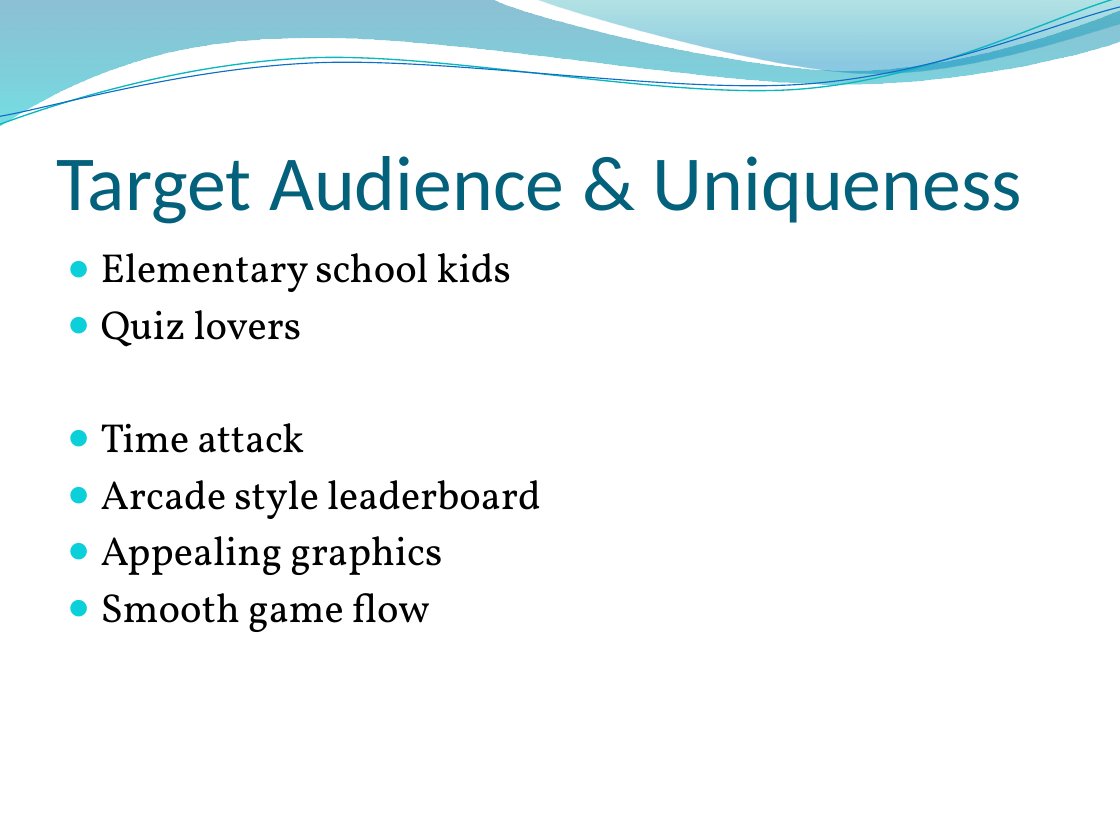
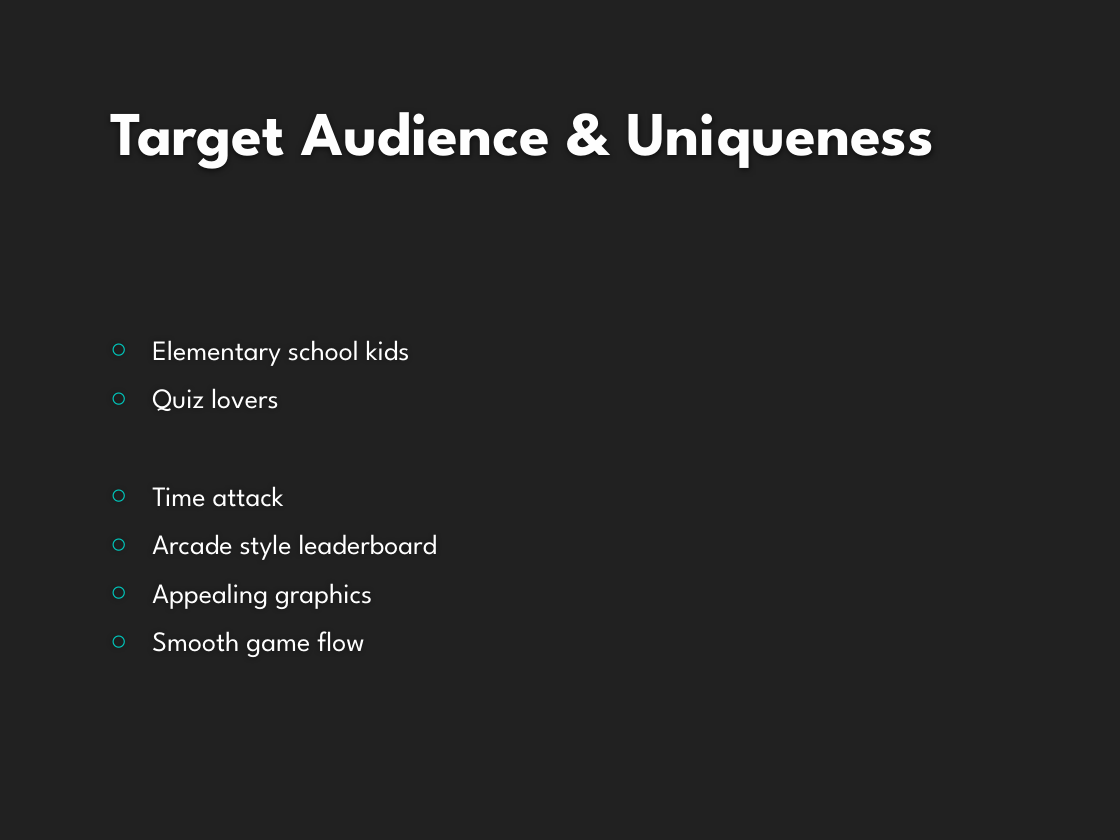
Before and after one commit to HarmanbirD/WaterQwiz, a slide deck: slide 5 of Wasted Water Quiz.pptx. Drawn at 1120x840 pixels with LibreOffice and Linux fonts; fonts in the diff are those of the drawing; background and template pictures are left out. Boxes give left, top, right and bottom in pixels: in the first picture for what was removed or moved away, otherwise in the second. Text is boxed around its words. In the diff, an @@ line names an element or a change of style, - is before the commit and + after.

```diff
--- a/Wasted Water Quiz.pptx
+++ b/Wasted Water Quiz.pptx
@@ background picture (left out) to #212121 @@
@@ freeform shape removed at (0,0,1120,127) @@
@@ freeform shape removed at (0,0,1120,131) @@
@@ freeform shape removed at (0,7,1120,125) @@
@@ freeform shape removed at (536,0,1120,77) @@
@@ title "Target Audience & Uniqueness": place and size @@
-title "Target Audience & Uniqueness" at (56,156,1022,224)
+title "Target Audience & Uniqueness" at (110,112,934,169)
@@ title "Target Audience & Uniqueness" at (110,112,934,169): size 50 to 40 pt, font Calibri to League Spartan, text colour #04617B to #FEFEFE, bold on @@
@@ text "Elementary school kids": place and size @@
-text "Elementary school kids" at (101,253,541,632)
+text "Elementary school kids" at (152,340,438,657)
@@ text "Elementary school kids" at (152,340,438,657): size 26 to 18 pt, font Vollkorn to League Spartan, text colour #000000 to #FFFFFF; bullet ● to ○; more space between paragraphs; bullet colour #0BD0D9 to #00C6BB; vertical alignment top to middle @@
```
Also in this commit, not shown: 8 other slides changed, 1 other file.
